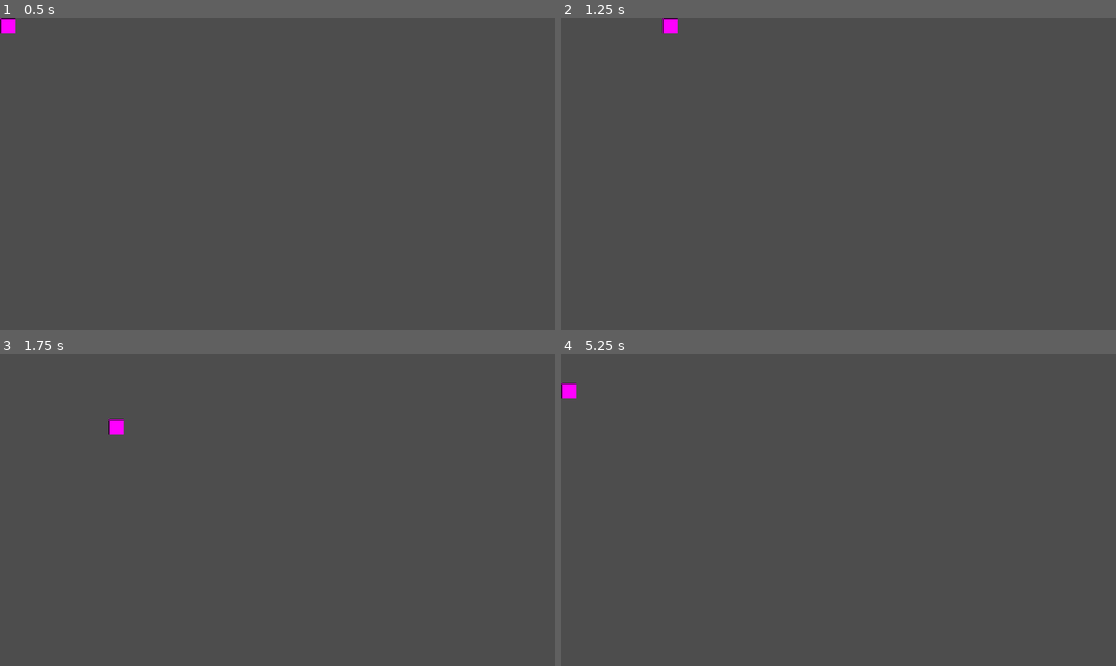
Above: before the commit, frames 1-4 (two rows, left to right).
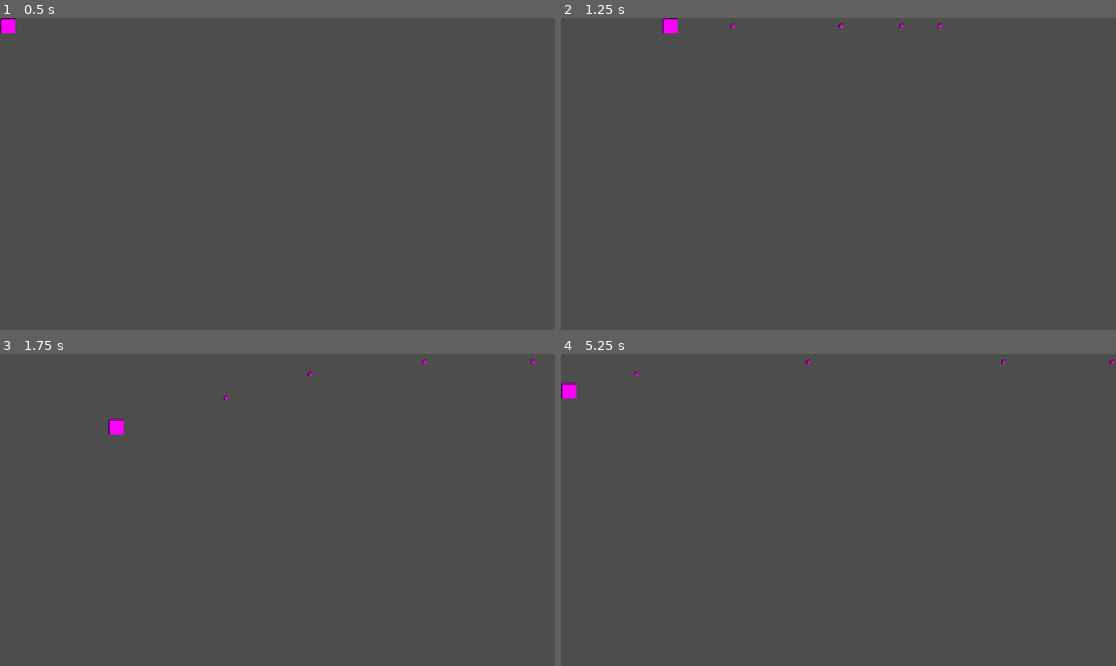
Above: after the commit, the same moments.

Repository: wfeboSKL/tales-for-the-asleep
Game: Godot game, scene res://scenes/player.tscn
The game is run twice, just before and just after one commit, with the same random seed, the same clock (stepped at 60 frames per second) and the same inputs.
Inputs:
- Up to frame 1 (0.5 s): no input
- Up to frame 2 (1.25 s): tap Enter (ui_accept) at 0.5, 0.6, 0.77, 1.07 s; hold Right (ui_right) from 0.53 s (still down)
- Up to frame 3 (1.75 s): release Right (ui_right) at 1.28 s; hold Down (ui_down) from 1.28 s (still down); tap Enter (ui_accept) at 1.35, 1.52 s
- Up to frame 4 (5.25 s): tap Enter (ui_accept) at 1.82, 2.1, 2.85, 3.02, 3.32, 3.6, 3.77, 4.07, 4.35, 4.52, 4.82, 5.1 s; release Down (ui_down) at 2.03 s; hold Right (ui_right) 2.03-2.78 s; hold Up (ui_up) 2.78-3.53 s; hold Left (ui_left) 3.53-5.03 s; hold Down (ui_down) from 5.03 s (still down)

Frame 1 is identical in both runs. In frame 2, less than 0.1% of the frame differs, in the area x 30-69%, y 1-4%; in frame 3, less than 0.1%; in frame 4, less than 0.1%.

Commit message:
Sistema de disparo del jugador

Diff:
--- /dev/null
+++ b/scenes/bullet.gd
@@ -0,0 +1,4 @@
+extends Area2D
+const SPEED = 1050.0
+func _process(delta: float) -> void:
+	position.x += SPEED*delta
--- /dev/null
+++ b/scenes/bullet.tscn
@@ -0,0 +1,18 @@
+[gd_scene format=3 uid="uid://3utnp6kontnb"]
+
+[ext_resource type="Script" uid="uid://c42hg75kvcpdk" path="res://scenes/bullet.gd" id="1_mkf8s"]
+
+[sub_resource type="RectangleShape2D" id="RectangleShape2D_h1aey"]
+size = Vector2(8, 8)
+
+[sub_resource type="PlaceholderTexture2D" id="PlaceholderTexture2D_mkf8s"]
+size = Vector2(8, 8)
+
+[node name="Node2D" type="Area2D" unique_id=1209773944]
+script = ExtResource("1_mkf8s")
+
+[node name="CollisionShape2D" type="CollisionShape2D" parent="." unique_id=1013204291]
+shape = SubResource("RectangleShape2D_h1aey")
+
+[node name="Sprite2D" type="Sprite2D" parent="." unique_id=842618955]
+texture = SubResource("PlaceholderTexture2D_mkf8s")
--- a/scenes/player.gd
+++ b/scenes/player.gd
@@ -1,4 +1,5 @@
 extends CharacterBody2D
+const BULLET = preload("res://scenes/bullet.tscn")
 const SPEED = 300.0
 const SPEED_FOCUSED = 150.0
 var is_focused = false
@@ -11,3 +12,7 @@
 	var screen = get_viewport_rect().size
 	position.x = clamp(position.x,16,screen.x-16)
 	position.y = clamp(position.y,16,screen.y-16)
+	if Input.is_action_just_pressed("ui_accept"):
+		var bullet = BULLET.instantiate()
+		bullet.position = position
+		get_parent().add_child(bullet)
Not shown, added: scenes/bullet.gd.uid
